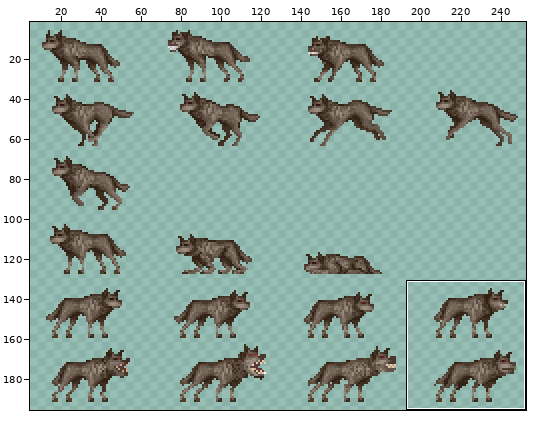
Two versions of one sprite sheet, Res/HeroesAndMagic/Bitmaps/BWolf.png. Above: a wide view before the commit, with the close-up outlined.
Close-up. First the earlier version:
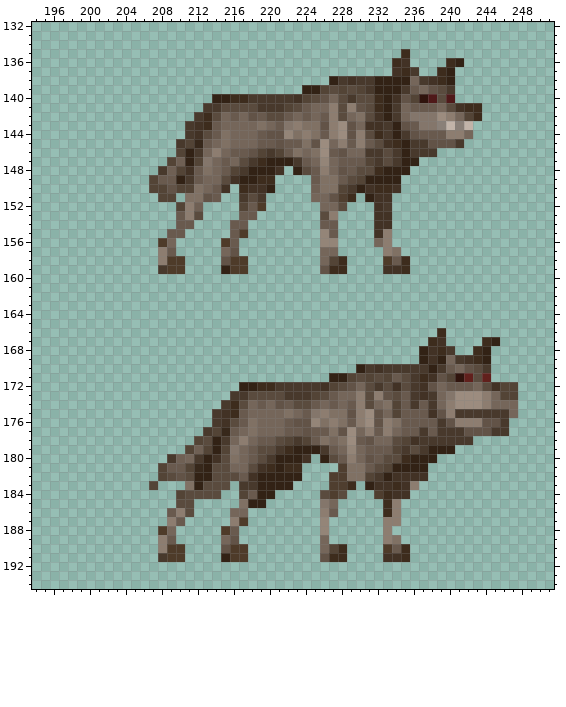
The file is 256x256 pixels. Colours within 5 levels of each other are drawn and written as one. Shown: x 194..251, y 132..194. The wide view leaves out empty margins. The commit also changed other parts of the picture, which this record leaves out.
Once edited:
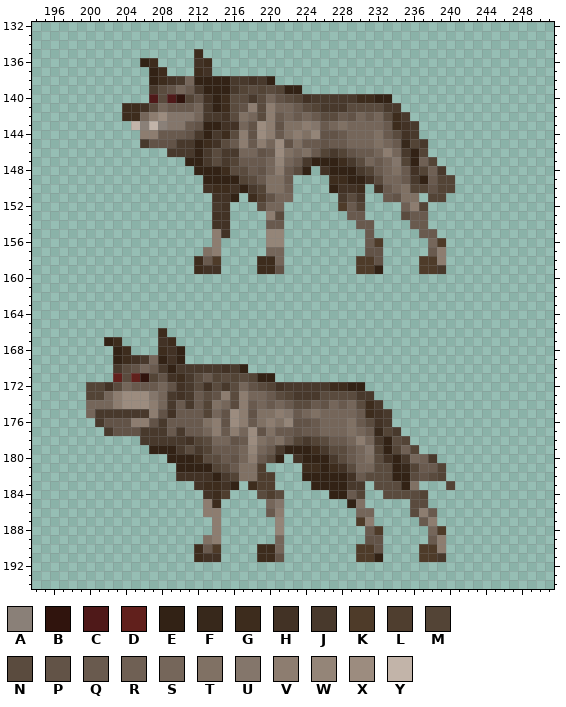
Palette (. is transparent): A #8a8078  B #30140d  C #4f1919  D #61201c  E #322215  F #37281b  G #3d2c1d  H #423225  J #48392c  K #4e3b29  L #4f3e2f  M #534436  N #5a4b3e  P #625347  Q #695a4e  R #6f6054  S #75665a  T #807164  U #84766b  V #8d7d70  W #948578  X #9c8c7f  Y #c2b4a9
What changed:
Changed rows in their new state; - is an unchanged pixel.
first column x 204:
135 --------G----------------------.--------
136 --EG----HG--------------------..----..--
137 ---EG---GH--------------------...--..---
138 ---EGHJSEEEEJJHJE------..............---
139 ---JNPSQJEEEJMNMNMEE.................---
140 ---CNCBMPH-GNN-NSPNMHJJJJ-GGE-.......---
141 GGHNSQQQS-EG-PVNVSSQNMJJJNN-NJ-.........
142 GGSVXUUUSJJHNTSNVQSQSQNNQPSQSNGJ........
143 -YAYAUUQPEEHH-PXVPTTVUQSTS-SSQGHJ......-
144 --VVQQQPJEJGNVPXVQTVTWPPQSSSTQNHJ......-
145 --JPPP-JEGHNQVQVSXPTQQPQQSSSTSQFM-....--
146 -----JJJEJNJJSSPQXTSTQMJMPQQSVSJEM.-----
147 -----..-EJNJMQQQSWSQJEEEGJNSQSUM-RM-----
148 ----....EEEGNNQPSVQNE.HEEEJMQSTQHMRJ----
149 ---......EEEEMNQTTQ--..GGEEHNSSQJEQMM---
150 ---......HGGHEJMTTR--..EHHG.HQSTMMPMM---
151 ----..-...HHE.GLPSS--...JNJ..QPTT-MM----
152 ------...-JH-..NSS----..KQM-..-RVM------
153 ------...-HH-..-VN----..-QQ-..-NQQ------
154 ------..--HH..--QQ----..--QQ..--QQ------
155 -----..---VH..--WW----..---Q..---QQ-----
156 ----..----V..---WW----..---QK.----SK----
157 ----..---TV..---SS----..---PP..---QV----
158 ----...-GQK...-GGS----...-KKP...-KKV----
159 ----...-GHH...-GGP----...-KKE...-KKJ----
first column x 200:
166 --------G------------------------------.--------
167 --EG----HG----------------------------..----..--
168 ---EG---GHE--------------------------....--..---
169 ---EGHJSEHE--------------------------........---
170 ---JNPSQJEJJJJJHJE------------...............---
171 ---DNDBMPHGJNQMNMNMEE------..................---
172 MMHNSQQQSPHJNHNJNSPNMH----JGGEE.................
173 MMSVXXXUSJHJQNPVNVSSQ-M--J-NNNJJ................
174 SSSVXXXVSJQJQMTSNVQSQS----PSQSNGJ...............
175 SJJJJJJVPHQQQMSPXVPTTVUQSTSSSSQGHJ..............
176 -JPPPVVPJQQQQTVPXVQTVTW--QSSSTQNHJ.............-
177 --JPPPJJJQJQQSVQV-XPTQ-PQ-SSST-QFMJ............-
178 ------JJJJJH--SSPQXTSTQMJMNQQSVSJE--.......-----
179 -------EEEJNJ-QQQ-WSQ-E--G-NNQ-UME-RM....-------
180 ---------EEEGNNQP-VQN-.HEE-JNQ-TNHEJSRJ---------
181 --------..EEE-M-QTTL....GGEGHNSS-N-FMQQM--------
182 --------..HHHHEJMTTLL...EEEEEHQNNNEENPNM--------
183 -------.---.HGGHE.GLL..--EEEEJJ.NNNET---M-------
184 ----------...HGL-..NLN----.EEQM-.NNNNM----------
185 ----------..-VG--...SU----..-ET--..-NN----------
186 ---------...-VV-..--QV----..--SS-..-NVQ---------
187 ---------..---V-..---W----.---KV-..--QV---------
188 --------..----V..----W----.----QK.----SK--------
189 --------..---TV..----S----.----PP..---QV--------
190 --------...-GQK...-GGS----...-KKP...-KKV--------
191 --------...-GHH...-GGP----...-KKE...-KKJ--------
Pixel boxes of the changes (left, top, right, bottom) in both close-ups:
changed: (122, 49, 482, 274)
changed: (86, 328, 518, 562)
